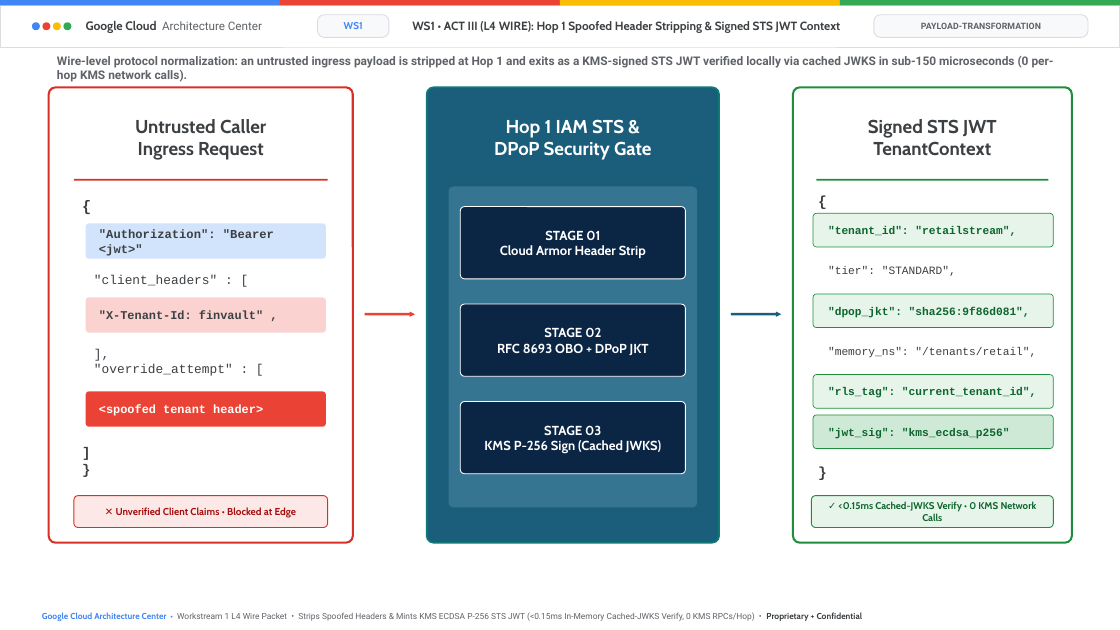
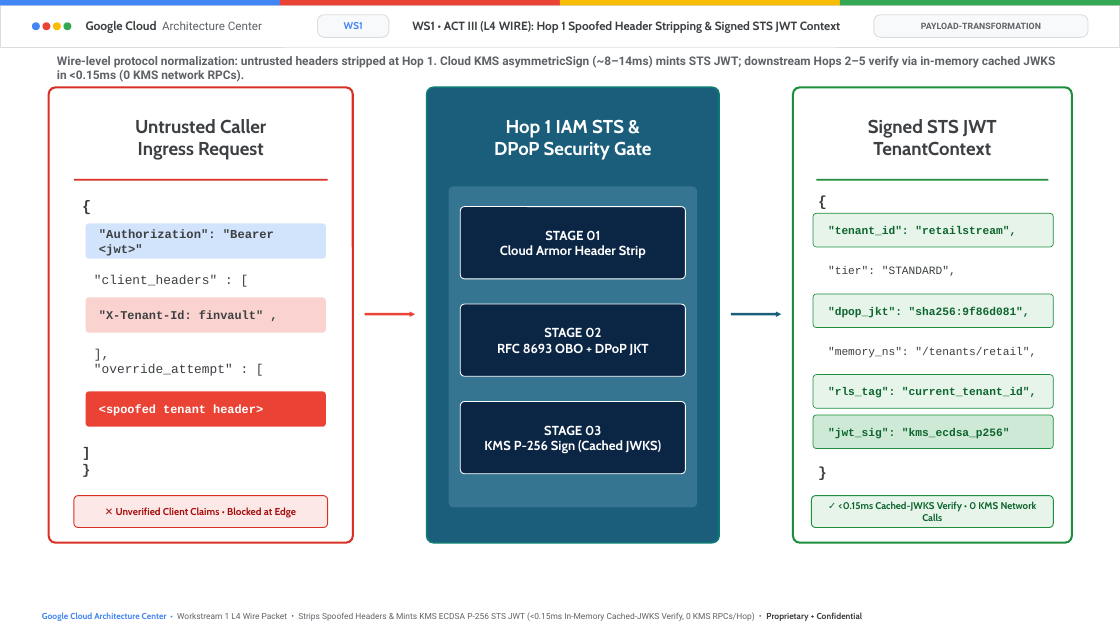
Before and after one commit to nitinaggarwal-12/blogs, a slide deck: slide 13 of slides/ws1-12slide-visual-deck.pptx. Drawn at 1120x630 pixels with LibreOffice and Linux fonts; fonts in the diff are those of the drawing. Boxes give left, top, right and bottom in pixels: in the first picture for what was removed or moved away, otherwise in the second. Text is boxed around its words. In the diff, an @@ line names an element or a change of style, - is before the commit and + after.

```diff
--- a/slides/ws1-12slide-visual-deck.pptx
+++ b/slides/ws1-12slide-visual-deck.pptx
@@ text at (x1=57, y1=56, x2=1055, y2=82): text changed @@
-Wire-level protocol normalization: an untrusted ingress payload is stripped at Hop 1 and exits as a KMS-signed STS JWT verified locally via cached JWKS in sub-150 microseconds (0 per-hop KMS network calls).
+Wire-level protocol normalization: untrusted headers stripped at Hop 1. Cloud KMS asymmetricSign (~8–14ms) mints STS JWT; downstream Hops 2–5 verify via in-memory cached JWKS in <0.15ms (0 KMS network RPCs).
```
Also in this commit, not shown: 16 other slides changed, 1 slide added, 2 other files.
